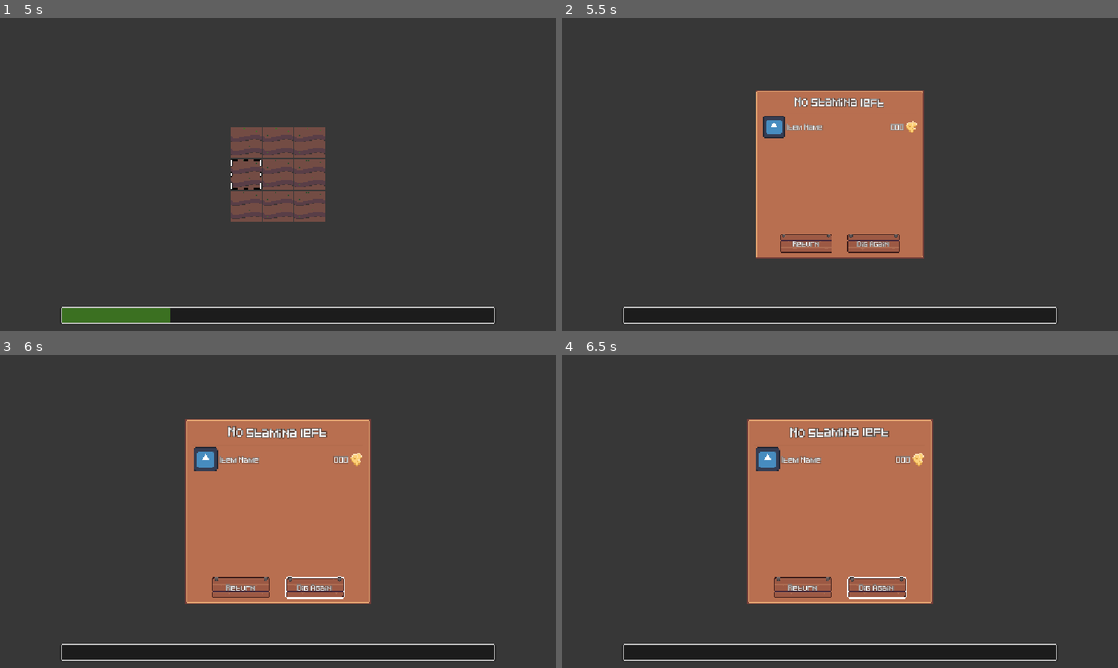
Above: before the commit, frames 1-4 (two rows, left to right).
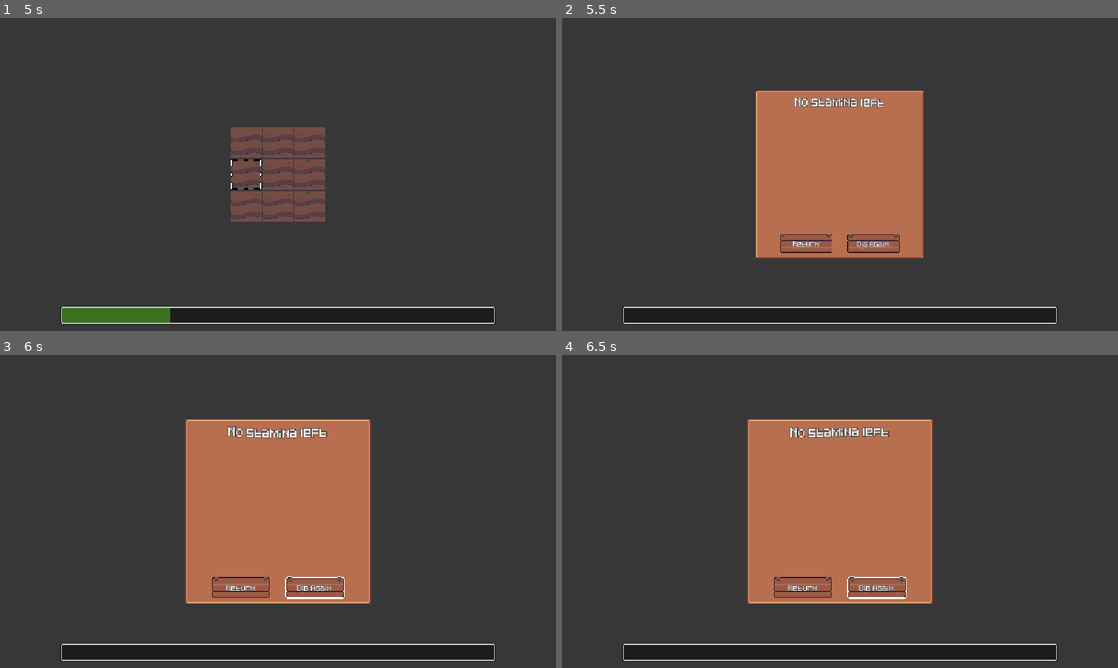
Above: after the commit, the same moments.

Repository: jakoofficial/DigNew
Game: Godot game, scene res://Scenes/MainMenu.tscn
Same seed, same stepped clock (60 frames per second), same inputs: the game is played once before the commit and once after it. The engine's default icon, where the game draws it, is replaced by a stand-in: a white triangle on a blue panel in a dark square.
Inputs (mouse positions are in pixels of both pictures, inside the frame that each line leads up to):
- Up to frame 1 (5 s): click "Start" at 0.5 s; move the mouse to (400, 158) at 1.27 s; click (400, 158) at 1.42 s; move the mouse to (244, 143) at 2.02 s; click (244, 143) at 2.17 s; move the mouse to (278, 143) at 2.77 s; click (278, 143) at 2.92 s; tap Enter at 3.5 s; move the mouse to (311, 143) at 3.52 s; click (311, 143) at 3.67 s; tap Space at 4.25 s; move the mouse to (244, 174) at 4.27 s; click (244, 174) at 4.42 s
- Up to frame 2 (5.5 s): tap Enter at 5 s; move the mouse to (840, 174) at 5.02 s; click (840, 174) at 5.17 s
- Up to frame 3 (6 s): click "Dig Again" at 5.75 s
- Up to frame 4 (6.5 s): no input

Frame 1 is identical in both runs. In frame 2, 0.5% of the frame differs, in the area x 36-64%, y 31-39%; in frame 3, 0.6%, in the area x 34-66%, y 29-38%; in frame 4, 0.6%.

Commit message:
Added end info

Diff:
--- a/Nodes/UI/collected_item.tscn
+++ b/Nodes/UI/collected_item.tscn
@@ -1,6 +1,7 @@
 [gd_scene format=3 uid="uid://x44blywslve4"]
 
 [ext_resource type="Texture2D" uid="uid://edq0wdrwnrhq" path="res://Sprites/icon.svg" id="1_x52wk"]
+[ext_resource type="Script" uid="uid://cm2q3rexbqult" path="res://Scripts/Digs/collected_item.gd" id="1_xiyc5"]
 [ext_resource type="Texture2D" uid="uid://daqm0njbumli0" path="res://Sprites/Grass-dirt.png" id="2_ywsga"]
 
 [sub_resource type="AtlasTexture" id="AtlasTexture_xiyc5"]
@@ -9,8 +10,9 @@
 
 [node name="CollectedItem" type="HBoxContainer" unique_id=344203900]
 custom_minimum_size = Vector2(350, 50)
+script = ExtResource("1_xiyc5")
 
-[node name="TextureRect" type="TextureRect" parent="." unique_id=938068666]
+[node name="ItemTexture" type="TextureRect" parent="." unique_id=938068666]
 custom_minimum_size = Vector2(50, 50)
 layout_mode = 2
 texture = ExtResource("1_x52wk")
--- a/Nodes/UI/gui.tscn
+++ b/Nodes/UI/gui.tscn
@@ -104,15 +104,6 @@
 size_flags_horizontal = 4
 size_flags_vertical = 3
 
-[node name="CollectedItem" parent="Control/DigOverPanel/VBoxContainer2/VBoxContainer/Collection" unique_id=344203900 instance=ExtResource("4_ih22j")]
-layout_mode = 2
-
-[node name="ItemName" parent="Control/DigOverPanel/VBoxContainer2/VBoxContainer/Collection/CollectedItem" index="1" unique_id=556516935]
-text = "Item Name"
-
-[node name="Value" parent="Control/DigOverPanel/VBoxContainer2/VBoxContainer/Collection/CollectedItem" index="2" unique_id=681942932]
-text = "000"
-
 [node name="HBoxContainer" type="HBoxContainer" parent="Control/DigOverPanel/VBoxContainer2" unique_id=976360613]
 custom_minimum_size = Vector2(350, 0)
 layout_mode = 2
@@ -184,4 +175,8 @@
 horizontal_alignment = 1
 vertical_alignment = 1
 
-[editable path="Control/DigOverPanel/VBoxContainer2/VBoxContainer/Collection/CollectedItem"]
+[node name="CollectedItem" parent="." unique_id=344203900 instance=ExtResource("4_ih22j")]
+offset_left = -384.0
+offset_top = -448.0
+offset_right = -34.0
+offset_bottom = -398.0
--- a/Scripts/Bases/DigSpotBase.gd
+++ b/Scripts/Bases/DigSpotBase.gd
@@ -1,16 +1,16 @@
 @abstract class_name DigSpot
 extends Area2D
 
-@export var _Name: String = ""
+@export var _Name: String = "Block"
 @export var _SpriteFrame: int = 3
 
 var _Health: int = 2
-var _Ore
+var _Value: int = 1
 var is_hovered: bool = false
 
 @abstract
 func Destroy() -> void
 @abstract
-func GiveOre() -> void
+func GiveValue() -> void
 @abstract
 func Spawn() -> void
--- /dev/null
+++ b/Scripts/Digs/collected_item.gd
@@ -0,0 +1,6 @@
+extends HBoxContainer
+
+func Set_Values(item: DigSpot) -> void:
+	#item_texture
+	$ItemName.text = str("%s (%s)" % [item._Name, GM.currDigArea.inventory.get(item)])
+	$Value.text = str("%s" % [(item._Value*GM.currDigArea.inventory.get(item))])
--- a/Scripts/Digs/dig_area.gd
+++ b/Scripts/Digs/dig_area.gd
@@ -6,17 +6,30 @@
 
 var vSize: Vector2
 
+var inventory: Dictionary[DigSpot, int]
+
 func _ready() -> void:
+	GM.currDigArea = self
 	setCursor.connect(setCursorPos)
-
 	vSize = get_viewport_rect().size
-
 	Generate()
 	pass
 
 func _process(delta: float) -> void:
 	if GM.digspotHover: cursor.show()
 	else: cursor.hide()
+
+func addToInv(collected: DigSpot) -> void:
+	for i in inventory.keys():
+		if i._Name == collected._Name:
+			inventory[i] += 1
+			print(inventory)
+			return
+	var newitem: DigSpot
+	newitem = collected.duplicate()
+	inventory[newitem] = 1
+	collected = null
+	print(inventory)
 
 signal setCursor
 func setCursorPos(pos = Vector2.ZERO) -> void:
@@ -46,6 +59,7 @@
 			var spot: DigSpot = dig_spot.duplicate()
 			spot.area = self
 			spots.add_child(spot)
+			spot.digZone = self
 			spot.hide()
 
 			# Position each spot with spacing
--- a/Scripts/Digs/dig_spot.gd
+++ b/Scripts/Digs/dig_spot.gd
@@ -1,14 +1,16 @@
 extends DigSpot
 
 var area: Node2D
+var digZone: Node2D
 
 func Destroy() -> void:
-	GiveOre()
+	GiveValue()
 	area.setCursorPos()
-	queue_free()
+	call_deferred("queue_free")
 
-func GiveOre() -> void:
-	print("give ore")
+func GiveValue() -> void:
+	digZone.addToInv(self)
+	#print(str("Name: %s Value: %s" % [_Name, _Value]))
 
 var tween: Tween
 func Spawn() -> void:
@@ -46,7 +48,6 @@
 			PS._PStaminaCurr -= 1
 			GM.currUI.UpdateUI()
 			_Health -= PS._PStrength
-
 			if _Health <= 0: Destroy()
 			else: _shake()
 
--- a/Scripts/Globals/GameManager.gd
+++ b/Scripts/Globals/GameManager.gd
@@ -8,7 +8,7 @@
 
 var digDone: bool = false
 var currUI: CanvasLayer
-
+var currDigArea: Node2D
 
 func _ready() -> void:
 	AM.initAction("L_Click", FKS.NewKey(MOUSE_BUTTON_LEFT, FKS.InputType.Mouse))
--- a/Scripts/Globals/PlayerStats.gd
+++ b/Scripts/Globals/PlayerStats.gd
@@ -1,5 +1,8 @@
 extends Node
 
+# Dig specifics
 var _PStrength: int = 1
 var _PStaminaCurr: int = 4
 var _PStaminaMax: int = 4
+
+var _PBalance: int = 0
--- a/Scripts/UI/dig_over_panel.gd
+++ b/Scripts/UI/dig_over_panel.gd
@@ -2,6 +2,8 @@
 
 @onready var return_btn: TextureButton = $VBoxContainer2/HBoxContainer/ReturnBtn
 @onready var dig_again_btn: TextureButton = $VBoxContainer2/HBoxContainer/DigAgainBtn
+@onready var collection: VBoxContainer = $VBoxContainer2/VBoxContainer/Collection
+@onready var collected_item: HBoxContainer = $"../../CollectedItem"
 
 func _ready() -> void:
 	return_btn.connect("pressed", GM.load_scene.bind(GM.Scenes.SKILLTREE))
@@ -10,6 +12,14 @@
 	show()
 	scale = Vector2(0,0)
 	_scale_tween()
+	_setItems()
+
+func _setItems()-> void:
+	for i:DigSpot in GM.currDigArea.inventory.keys():
+		var item = collected_item.duplicate()
+		item.Set_Values(i)
+		collection.add_child(item)
+
 
 func HidePanel() -> void:
 	scale = Vector2(1.0,1.0)
Not shown, added: Scripts/Digs/collected_item.gd.uid
